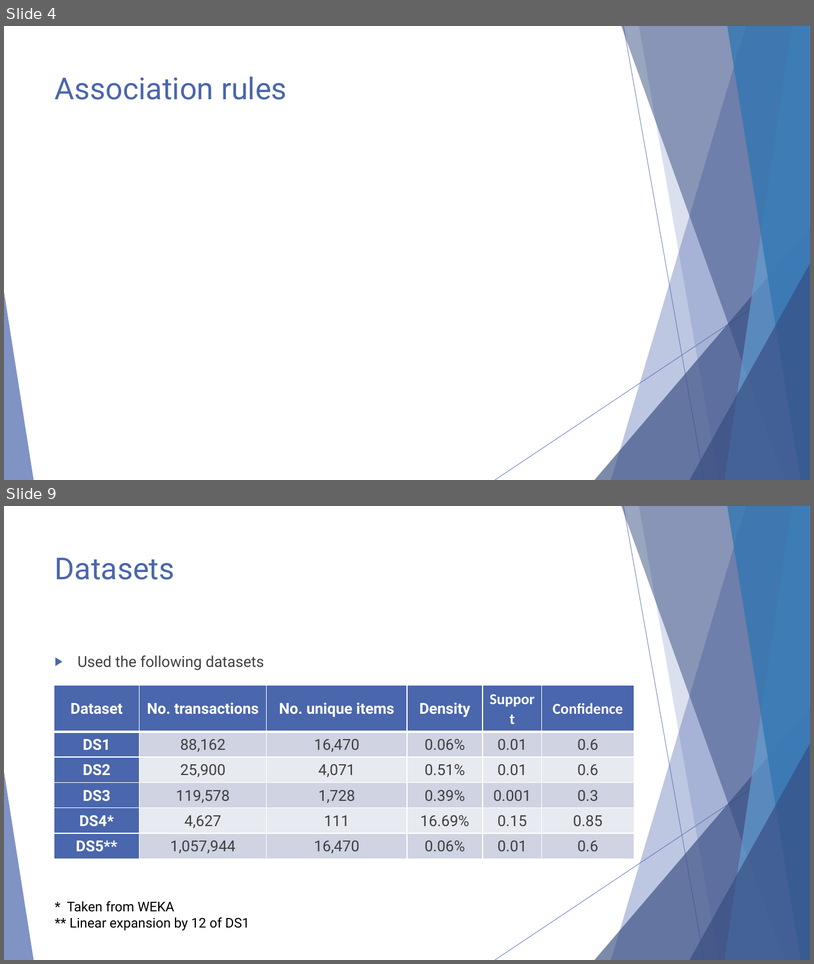
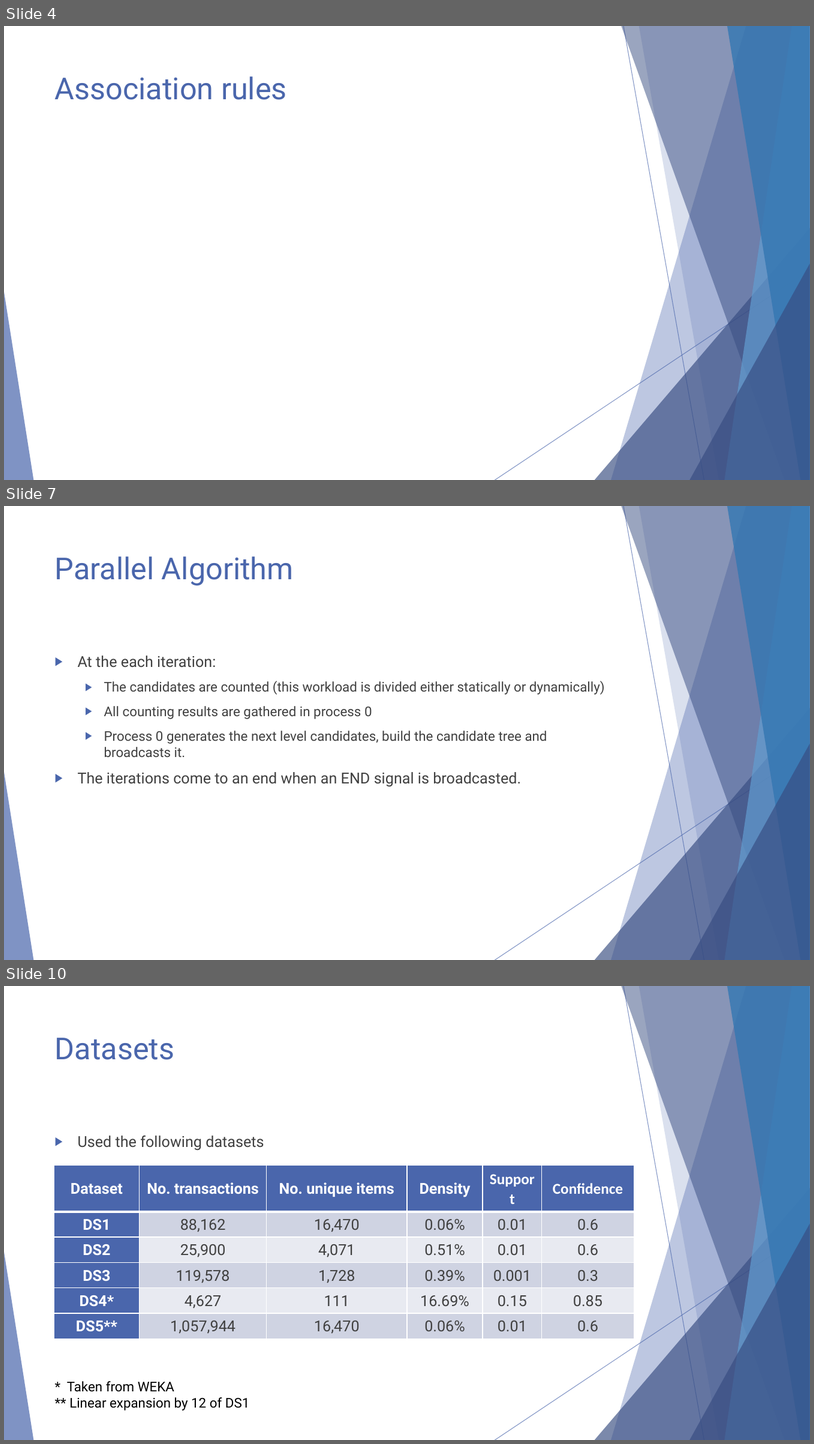
Before and after one commit to ParallelProgramming/Term-Project, a slide deck: Parallel Data Mining.pptx. Shown one above the other, each under a label of ours: slides 4 and 9 before the commit, slides 4, 7 and 10 after it; the slides between them are not shown. The pictures are 814x964 and 814x1444 pixels, drawn with LibreOffice and Linux fonts; fonts in the diff are those of the drawing; grey boxes stand for pictures. Boxes give left, top, right and bottom in pixels: in the first picture for what was removed or moved away, otherwise in the second. Text is boxed around its words. In the diff, an @@ line names an element or a change of style, - is before the commit and + after.

```diff
--- a/Parallel Data Mining.pptx
+++ b/Parallel Data Mining.pptx
@@ slide 7 added at (4,506,810,960), background #FFFFFF; not listed: 10 template elements that a slide beside it also shows @@
@@ title added at (55,556,294,586), 36 pt, text #4A66AC @@
+Parallel Algorithm
@@ text added at (78,655,605,787), 16 pt, text #404040 @@
+▶ At the each iteration:
+  ▶ The candidates are counted (this workload is divided either statically or dynamically)
+  ▶ All counting results are gathered in process 0
+  ▶ Process 0 generates the next level candidates, build the candidate tree and broadcasts it.
+▶ The iterations come to an end when an END signal is broadcasted.
@@ what was slide 9 is now slide 10 @@
```
Also in this commit, not shown: 6 slides changed.
